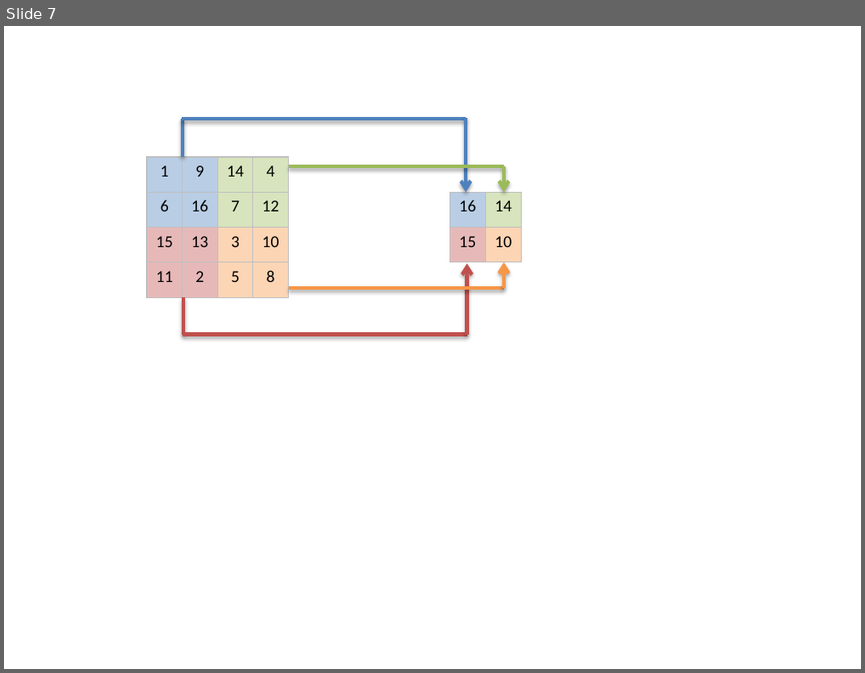
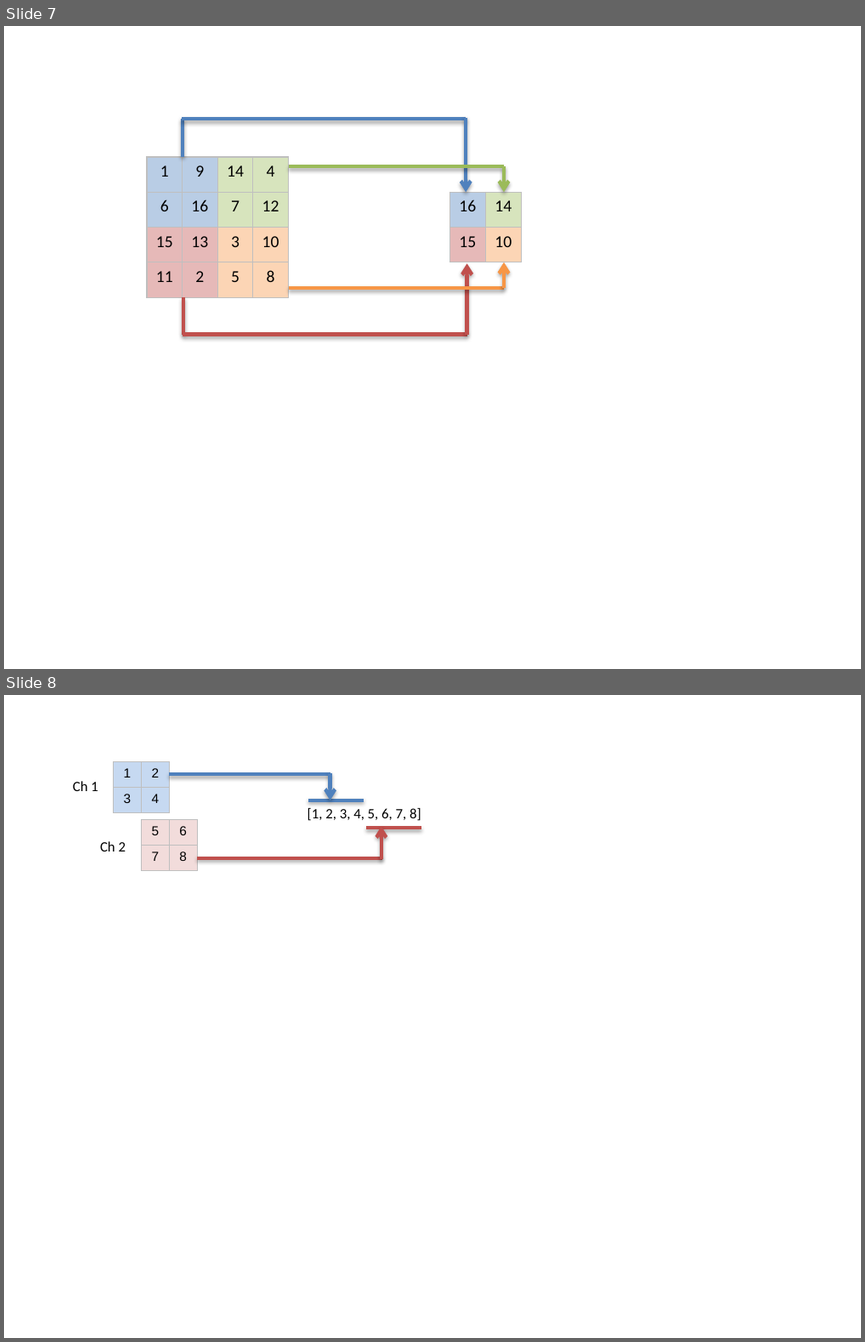
Before and after one commit to eijian/blog, a slide deck: articles/201608/dl1.pptx. Shown one above the other, each under a label of ours: slide 7 before the commit, slides 7 and 8 after it. The pictures are 865x673 and 865x1342 pixels, drawn with LibreOffice and Linux fonts; fonts in the diff are those of the drawing. Boxes give left, top, right and bottom in pixels: in the first picture for what was removed or moved away, otherwise in the second. Text is boxed around its words. In the diff, an @@ line names an element or a change of style, - is before the commit and + after.

```diff
--- a/articles/201608/dl1.pptx
+++ b/articles/201608/dl1.pptx
@@ slide 8 added at (x1=4, y1=695, x2=861, y2=1338), background #FFFFFF @@
@@ table added at (x1=113, y1=761, x2=170, y2=812), 2 rows, 2 columns @@
+1 | 2
+3 | 4
@@ text added at (x1=73, y1=781, x2=98, y2=791), 12 pt, text #000000 @@
+Ch 1
@@ line added from (330, 774) to (170, 774), #4F81BD 3 pt @@
@@ arrow added from (330, 773) to (330, 800), #4F81BD 3 pt @@
@@ table added at (x1=141, y1=819, x2=198, y2=871), 2 rows, 2 columns @@
+5 | 6
+7 | 8
@@ text added at (x1=307, y1=808, x2=421, y2=821), 12 pt, text #000000 @@
+[1, 2, 3, 4, 5, 6, 7, 8]
@@ line added from (309, 800) to (364, 800), #4F81BD 3 pt @@
@@ text added at (x1=100, y1=841, x2=126, y2=851), 12 pt, text #000000 @@
+Ch 2
@@ line added from (365, 828) to (421, 828), #C0504D 3 pt @@
@@ arrow added from (381, 860) to (381, 826), #C0504D 3 pt @@
@@ line added from (383, 858) to (197, 858), #C0504D 3 pt @@
```
Also in this commit, not shown: 1 other file.
